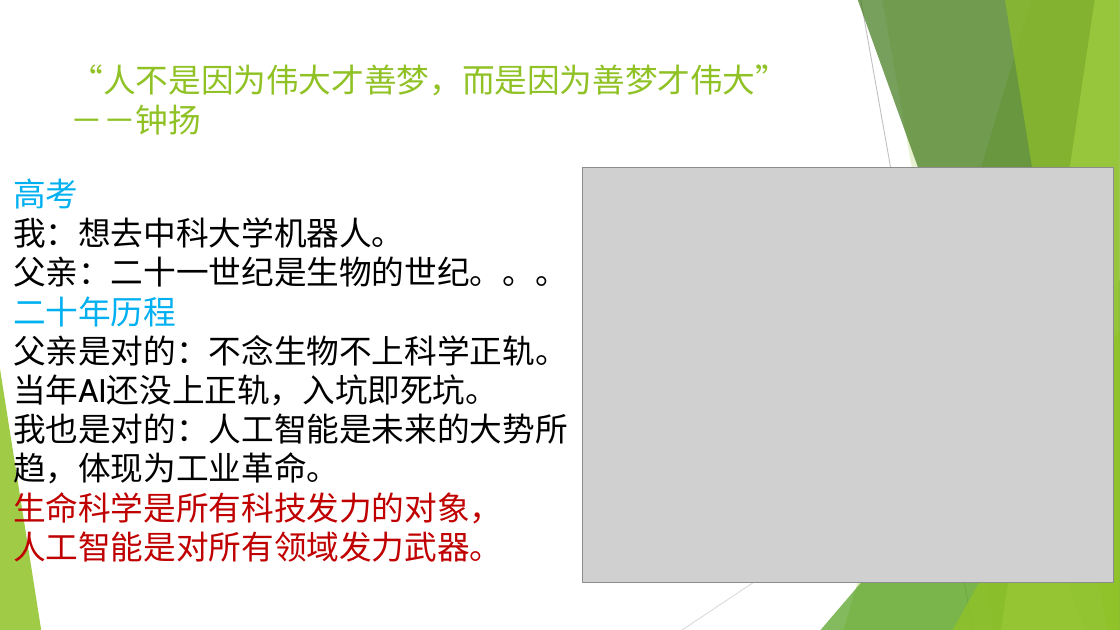
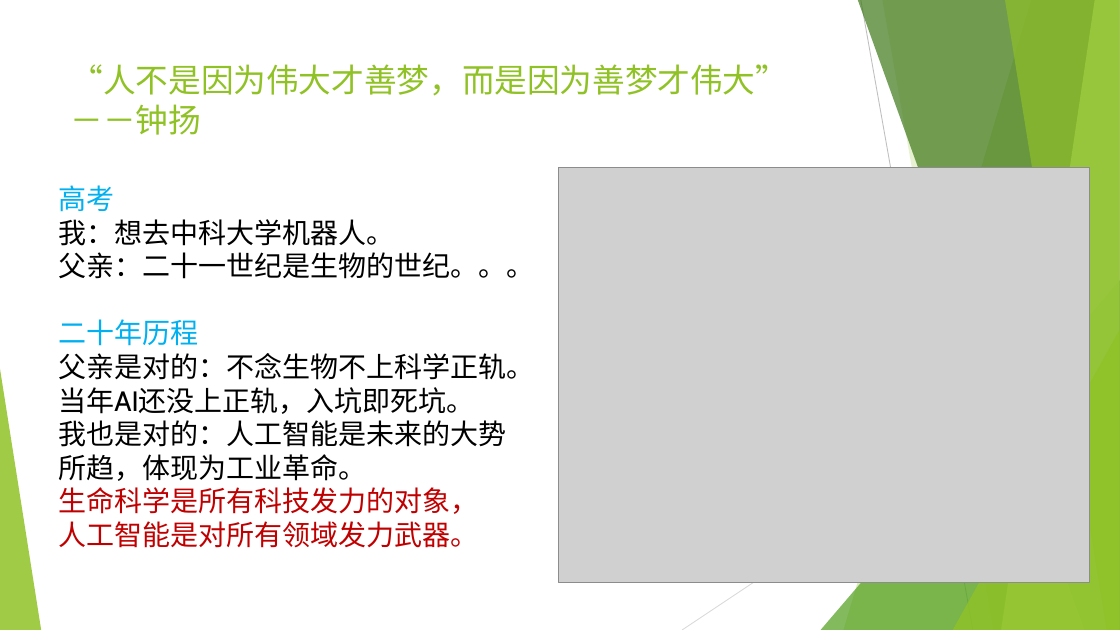
Before and after one commit to wangyi-fudan/BIOL130173, a slide deck: slide 6 of 0_why_and_how.pptx. Drawn at 1120x630 pixels with LibreOffice and Linux fonts; fonts in the diff are those of the drawing; grey boxes stand for pictures. Boxes give left, top, right and bottom in pixels: in the first picture for what was removed or moved away, otherwise in the second. Text is boxed around its words. In the diff, an @@ line names an element or a change of style, - is before the commit and + after.

```diff
--- a/0_why_and_how.pptx
+++ b/0_why_and_how.pptx
@@ text "高考": place and size @@
-text "高考" at (13, 178, 568, 568)
+text "高考" at (58, 185, 534, 548)
@@ text "高考" at (58, 185, 534, 548): size 28 to 24 pt @@
@@ picture: place and size @@
-picture at (582, 168, 1114, 583)
+picture at (559, 168, 1091, 583)
```
Also in this commit, not shown: 1 other slide changed, 9 slides added.
